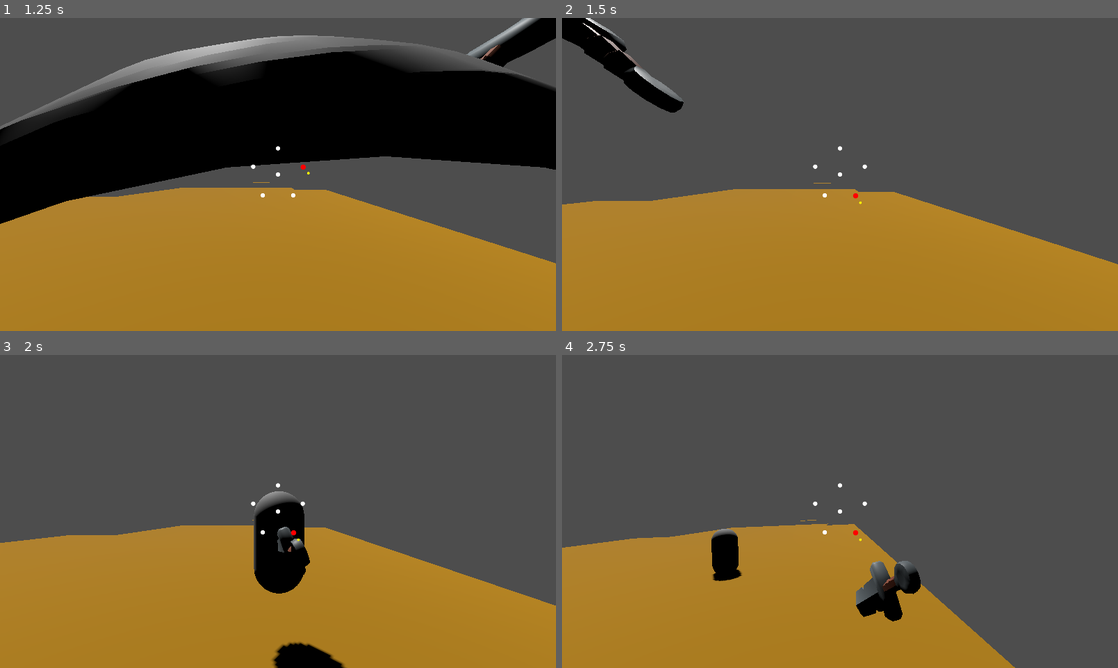
Above: before the commit, frames 1-4 (two rows, left to right).
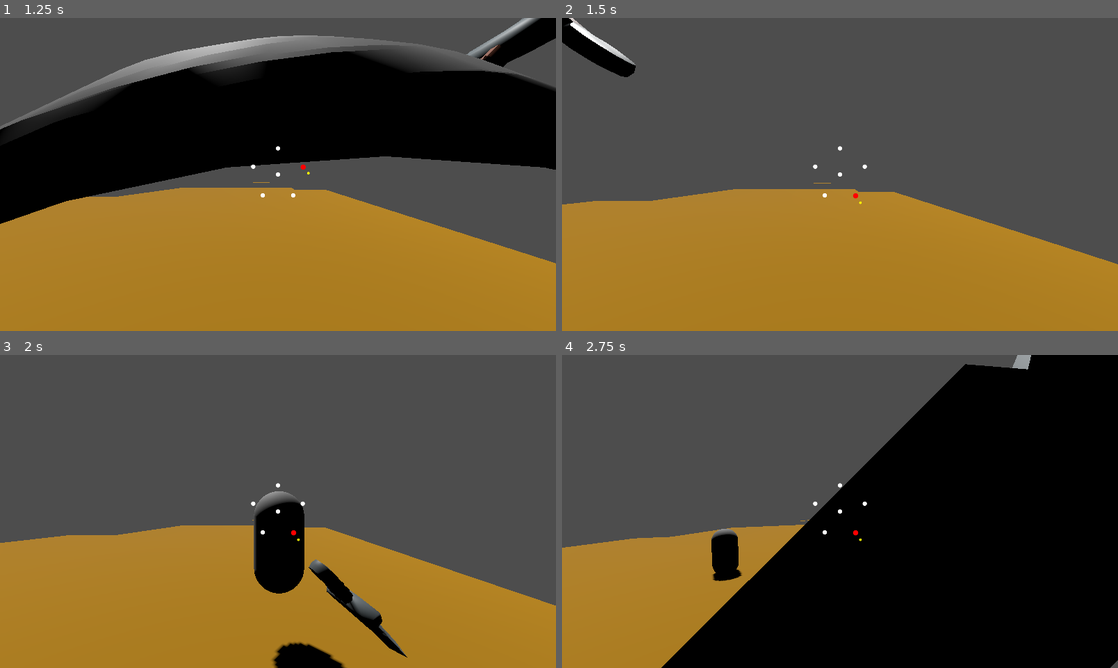
Above: after the commit, the same moments.

Repository: MendelDdS/pdc-godot
Game: Godot game, scene res://scenes/main.tscn
The game is run twice, just before and just after one commit, with the same random seed, the same clock (stepped at 60 frames per second) and the same inputs.
Inputs (mouse positions are in pixels of both pictures, inside the frame that each line leads up to):
- Up to frame 1 (1.25 s): tap Enter (ui_accept) at 0.5, 0.77 s; move the mouse to (305, 174) at 0.52 s; hold D (Right strafe) from 0.53 s (still down); hold Up (Foward) from 0.53 s (still down)
- Up to frame 2 (1.5 s): move the mouse to (812, 174) at 1.27 s; release D (Right strafe) at 1.28 s; release Up (Foward) at 1.28 s; hold Down (Back) from 1.28 s (still down); click (812, 174) at 1.35 s
- Up to frame 3 (2 s): keep holding Down (Back); tap Enter (ui_accept) at 1.52 s
- Up to frame 4 (2.75 s): move the mouse to (851, 505) at 2.02 s; release Down (Back) at 2.03 s; hold D (Right strafe) from 2.03 s (still down); hold Right mouse button (Item Passive) from 2.03 s (still down)

Frame 1 is identical in both runs. In frame 2, 1.5% of the frame differs, in the area x 0-22%, y 0-31%; in frame 3, 1.3%; in frame 4, 53%, in the area x 17-100%, y 0-100%.

Commit message:
fix(#0000): fix sword diagonal attack animation TOP rotation

Diff:
--- a/scenes/actors/player/player.gd
+++ b/scenes/actors/player/player.gd
@@ -215,47 +215,47 @@
 
 func _build_attack_pose(from_stance: int, original_pos: Vector3, original_quat: Quaternion) -> Dictionary:
 	match from_stance:
-		0:
-			return {
-				"windup_pos": original_pos + Vector3(0.0, 0.0, 0.40),
-				"windup_quat": original_quat * _local_quat(Vector3(-8.0, 0.0, 0.0)),
-				"attack_pos": original_pos + Vector3(0.0, 0.0, -2.5),
+		0: # CENTER
+			return {
+				"windup_pos": original_pos + Vector3(0.0, 0.0, 0.0),
+				"windup_quat": original_quat * _local_quat(Vector3(8.0, 0.0, 0.0)),
+				"attack_pos": original_pos + Vector3(0.0, 0.0, 0.0),
 				"attack_quat": original_quat
 			}
-		1:
-			return {
-				"windup_pos": original_pos + Vector3(0.0, 0.16, 0.20),
-				"windup_quat": original_quat * _local_quat(Vector3(-26.0, 0.0, 10.0)),
-				"attack_pos": original_pos + Vector3(0.0, -1.10, -0.95),
-				"attack_quat": original_quat * _local_quat(Vector3(78.0, 0.0, 18.0))
+		1: # TOP
+			return {
+				"windup_pos": original_pos + Vector3(0.0, 0.16, -1.20),
+				"windup_quat": original_quat * _local_quat(Vector3(0, 0.0, -5.0)),
+				"attack_pos": original_pos + Vector3(0.0, -2.10, -0.95),
+				"attack_quat": original_quat * _local_quat(Vector3(0, 0.0, 150.0))
 			}
 		2: # TOP_RIGHT
 			return {
 				"windup_pos": original_pos + Vector3(0.14, 0.10, 0.18),
-				"windup_quat": original_quat * _local_quat(Vector3(-18.0, 0.0, -34.0)),
+				"windup_quat": original_quat * _local_quat(Vector3(0.0, 0.0, -15.0)),
 				"attack_pos": original_pos + Vector3(-1.30, -0.98, -0.95),
-				"attack_quat": original_quat * _local_quat(Vector3(28.0, 0.0, 118.0))
+				"attack_quat": original_quat * _local_quat(Vector3(0, 0.0, 125.0))
 			}
 		3: # BOTTOM_RIGHT
 			return {
 				"windup_pos": original_pos + Vector3(0.12, -0.06, 0.14),
-				"windup_quat": original_quat * _local_quat(Vector3(-12.0, 0.0, -22.0)),
+				"windup_quat": original_quat * _local_quat(Vector3(-12.0, 0.0, -15.0)),
 				"attack_pos": original_pos + Vector3(-0.92, 0.76, -0.76),
-				"attack_quat": original_quat * _local_quat(Vector3(18.0, 0.0, 68.0))
+				"attack_quat": original_quat * _local_quat(Vector3(18.0, 0.0, 150.0))
 			}
 		4: # BOTTOM_LEFT
 			return {
 				"windup_pos": original_pos + Vector3(-0.12, -0.06, 0.14),
 				"windup_quat": original_quat * _local_quat(Vector3(12.0, 0.0, -22.0)),
 				"attack_pos": original_pos + Vector3(0.92, 0.76, -0.76),
-				"attack_quat": original_quat * _local_quat(Vector3(-18.0, 0.0, 68.0))
+				"attack_quat": original_quat * _local_quat(Vector3(-18.0, 0.0, 150.0))
 			}
 		5: # TOP_LEFT
 			return {
 				"windup_pos": original_pos + Vector3(-0.14, 0.10, 0.18),
-				"windup_quat": original_quat * _local_quat(Vector3(18.0, 0.0, -34.0)),
+				"windup_quat": original_quat * _local_quat(Vector3(12.0, 0.0, -22.0)),
 				"attack_pos": original_pos + Vector3(1.30, -0.98, -0.95),
-				"attack_quat": original_quat * _local_quat(Vector3(-28.0, 0.0, 118.0))
+				"attack_quat": original_quat * _local_quat(Vector3(18.0, 0.0, 150.0))
 			}
 		_:
 			return {
--- a/scenes/actors/player/weapon_attack_animator.gd
+++ b/scenes/actors/player/weapon_attack_animator.gd
@@ -8,7 +8,7 @@
 const SELF_METHOD_TRACK := NodePath(".")
 const LIBRARY_NAME := StringName("runtime")
 const ANIMATION_NAME := StringName("weapon_attack_runtime")
-const ATTACK_SPEED_SCALE := .5
+const ATTACK_SPEED_SCALE := 1.2
 
 var _animation_player: AnimationPlayer
 var _impact_callback: Callable
@@ -46,6 +46,7 @@
 
 	if not _animation_player.has_animation_library(LIBRARY_NAME):
 		_animation_player.add_animation_library(LIBRARY_NAME, AnimationLibrary.new())
+
 	var animation_library := _animation_player.get_animation_library(LIBRARY_NAME)
 	if animation_library.has_animation(ANIMATION_NAME):
 		animation_library.remove_animation(ANIMATION_NAME)
@@ -53,14 +54,43 @@
 	var anim := Animation.new()
 	anim.length = 0.98
 
-	var follow_pos_1 := attack_pos + Vector3(0.0, -0.06, -0.10)
-	var follow_pos_2 := attack_pos.lerp(final_pos, 0.55) + Vector3(0.0, -0.10, -0.10)
-	var follow_pos_3 := attack_pos.lerp(final_pos, 0.88) + Vector3(0.0, -0.04, -0.02)
+	var is_top_attack: bool = absf(attack_pos.x - original_pos.x) < 0.05 and attack_pos.y < original_pos.y - 0.8
+	var side_sign: float = 1.0 if final_pos.x >= original_pos.x else -1.0
 
-	var follow_rot_1 := attack_rot_quat * Quaternion.from_euler(Vector3(deg_to_rad(12.0), 0.0, 0.0))
-	var follow_rot_2 := attack_rot_quat * Quaternion.from_euler(Vector3(deg_to_rad(18.0), 0.0, 0.0))
-	var follow_rot_3 := attack_rot_quat.slerp(final_rot_quat, 0.12)
-	var settle_rot := attack_rot_quat.slerp(final_rot_quat, 0.38)
+	var follow_pos_1: Vector3
+	var follow_pos_2: Vector3
+	var follow_pos_3: Vector3
+	var follow_rot_1: Quaternion
+	var follow_rot_2: Quaternion
+	var follow_rot_3: Quaternion
+	var settle_rot: Quaternion
+
+	if is_top_attack:
+		follow_pos_1 = attack_pos + Vector3(0.20 * side_sign, -0.06, -0.10)
+		follow_pos_2 = attack_pos.lerp(final_pos, 0.55) + Vector3(0.12 * side_sign, -0.08, -0.08)
+		follow_pos_3 = attack_pos.lerp(final_pos, 0.88) + Vector3(0.04 * side_sign, -0.03, -0.02)
+
+		follow_rot_1 = attack_rot_quat * Quaternion.from_euler(Vector3(
+			deg_to_rad(8.0),
+			0.0,
+			deg_to_rad(18.0 * side_sign)
+		))
+		follow_rot_2 = attack_rot_quat * Quaternion.from_euler(Vector3(
+			deg_to_rad(12.0),
+			0.0,
+			deg_to_rad(30.0 * side_sign)
+		))
+		follow_rot_3 = attack_rot_quat.slerp(final_rot_quat, 0.10)
+		settle_rot = attack_rot_quat.slerp(final_rot_quat, 0.30)
+	else:
+		follow_pos_1 = attack_pos + Vector3(0.0, -0.06, -0.10)
+		follow_pos_2 = attack_pos.lerp(final_pos, 0.55) + Vector3(0.0, -0.10, -0.10)
+		follow_pos_3 = attack_pos.lerp(final_pos, 0.88) + Vector3(0.0, -0.04, -0.02)
+
+		follow_rot_1 = attack_rot_quat * Quaternion.from_euler(Vector3(deg_to_rad(12.0), 0.0, 0.0))
+		follow_rot_2 = attack_rot_quat * Quaternion.from_euler(Vector3(deg_to_rad(18.0), 0.0, 0.0))
+		follow_rot_3 = attack_rot_quat.slerp(final_rot_quat, 0.12)
+		settle_rot = attack_rot_quat.slerp(final_rot_quat, 0.38)
 
 	var position_track := anim.add_track(Animation.TYPE_VALUE)
 	anim.track_set_path(position_track, WEAPON_POSITION_TRACK)
